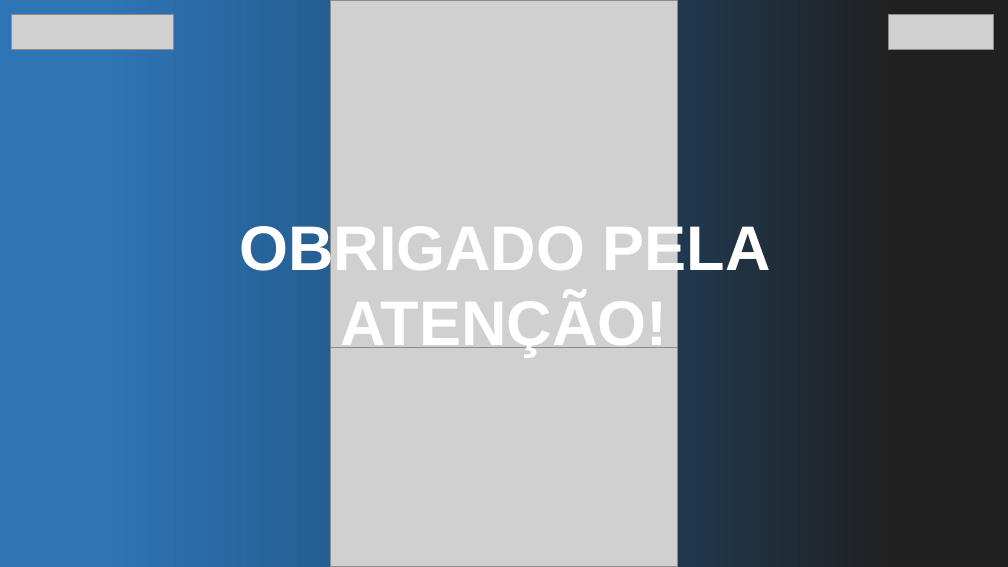
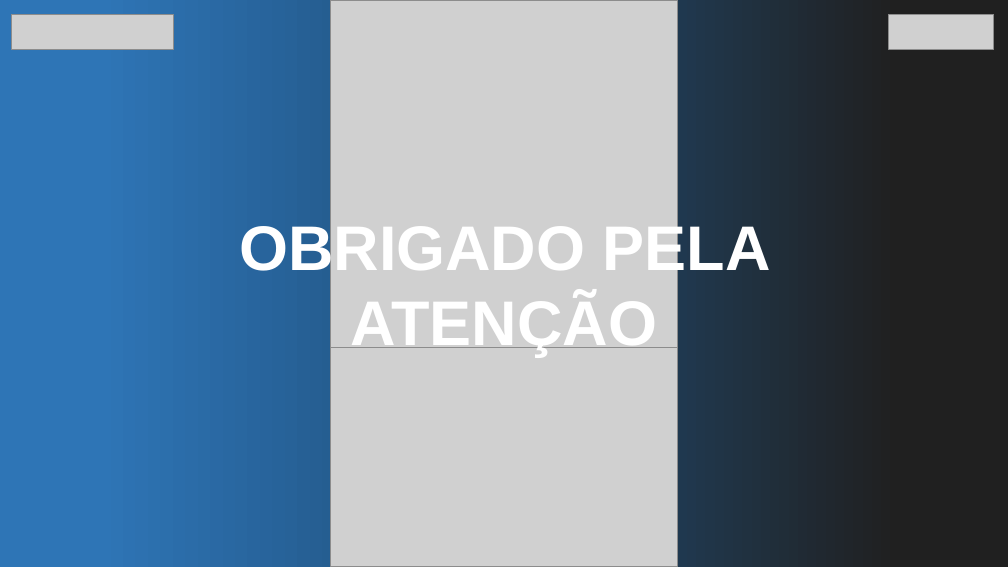
Before and after one commit to joaopaludo/RailWise, a slide deck: slide 5 of docs/Apresentação.pptx. Drawn at 1008x567 pixels with LibreOffice and Linux fonts; fonts in the diff are those of the drawing; grey boxes stand for pictures. Boxes give left, top, right and bottom in pixels: in the first picture for what was removed or moved away, otherwise in the second. Text is boxed around its words. In the diff, an @@ line names an element or a change of style, - is before the commit and + after.

Commit message:
Teste

```diff
--- a/docs/Apresentação.pptx
+++ b/docs/Apresentação.pptx
@@ text at (239, 220, 771, 357): text changed @@
-OBRIGADO PELA ATENÇÃO!
+OBRIGADO PELA ATENÇÃO
```
